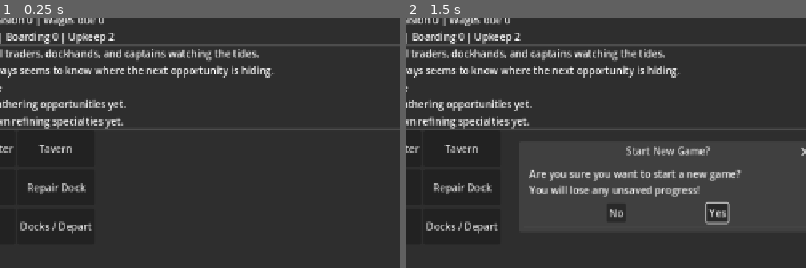
Above: before the commit, frames 1-2 (left to right).
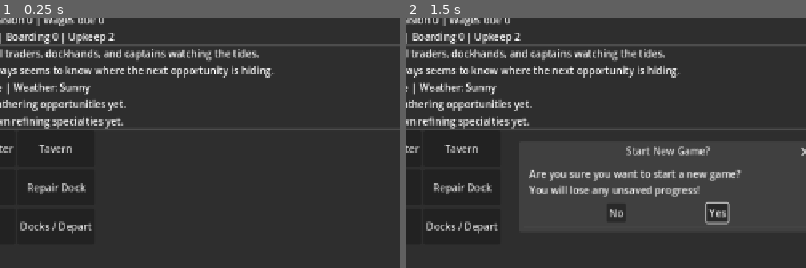
Above: after the commit, the same moments.

Repository: nwrowe/project-northwind
Game: Godot game, scene res://scenes/port/PortScreen.tscn
Two runs of this game, one before a commit and one after it. Both use one fixed random seed, a clock stepped at 60 frames per second and the inputs below. This scene is started directly instead of the project's main scene.
Inputs:
- Up to frame 1 (0.25 s): no input
- Up to frame 2 (1.5 s): click "New Game" at 0.5 s; click "New Game" at 1.25 s
The pictures show only the part of the screen within x 17-67%, y 15-65%; the shares and areas given below are measured in that part.

The runs differ from the first frame. In frame 1, 0.4% of the frame differs, in the area x 2-23%, y 25-31%; in frame 2, 0.4%.

Commit message:
Add basic daily weather state and port display

Diff:
--- a/autoload/GameState.gd
+++ b/autoload/GameState.gd
@@ -6,6 +6,10 @@
 const REAL_SECONDS_PER_GAME_DAY := 900.0
 const GAME_SECONDS_PER_REAL_SECOND := GAME_SECONDS_PER_DAY / REAL_SECONDS_PER_GAME_DAY
 const START_OF_DAY_SECONDS := 8.0 * 3600.0
+const WEATHER_ROLLOVER_HOUR := 2.0
+const WEATHER_SUNNY := "sunny"
+const WEATHER_RAINY := "rainy"
+const WEATHER_STORM := "severe_storm"
 
 var current_port_id: String = ""
 var money: int = 0
@@ -30,6 +34,8 @@
 var office_storage_by_port: Dictionary = {}
 var morale: int = 0
 var game_time_seconds: float = START_OF_DAY_SECONDS
+var current_weather: String = WEATHER_SUNNY
+var weather_cycle_index: int = 0
 var known_port_ids: Array[String] = []
 var ship_task_last_day: Dictionary = {}
 var next_trip_chart_discount: float = 0.0
@@ -67,6 +73,8 @@
 	office_storage_by_port = {}
 	morale = 0
 	game_time_seconds = START_OF_DAY_SECONDS
+	weather_cycle_index = _get_weather_cycle_index()
+	_roll_weather_for_cycle(weather_cycle_index)
 	known_port_ids = ["aurelia"]
 	ship_task_last_day = {}
 	next_trip_chart_discount = 0.0
@@ -102,6 +110,8 @@
 		"office_storage_by_port": office_storage_by_port,
 		"morale": morale,
 		"game_time_seconds": game_time_seconds,
+		"current_weather": current_weather,
+		"weather_cycle_index": weather_cycle_index,
 		"known_port_ids": known_port_ids,
 		"ship_task_last_day": ship_task_last_day,
 		"next_trip_chart_discount": next_trip_chart_discount,
@@ -136,6 +146,8 @@
 	office_storage_by_port = data.get("office_storage_by_port", {})
 	morale = int(data.get("morale", 0))
 	game_time_seconds = float(data.get("game_time_seconds", START_OF_DAY_SECONDS + max(0, day_count - 1) * GAME_SECONDS_PER_DAY))
+	current_weather = str(data.get("current_weather", WEATHER_SUNNY))
+	weather_cycle_index = int(data.get("weather_cycle_index", _get_weather_cycle_index()))
 	known_port_ids = Array(data.get("known_port_ids", []), TYPE_STRING, "", null)
 	ship_task_last_day = data.get("ship_task_last_day", {})
 	next_trip_chart_discount = float(data.get("next_trip_chart_discount", 0.0))
@@ -155,6 +167,9 @@
 		known_port_ids = [current_port_id]
 	if not current_port_id in known_port_ids:
 		known_port_ids.append(current_port_id)
+	if current_weather.is_empty():
+		current_weather = WEATHER_SUNNY
+	_update_weather_state()
 	_normalize_morale()
 
 func _normalize_active_contracts(raw_contracts: Array) -> Array:
@@ -186,6 +201,7 @@
 		return
 	game_time_seconds += seconds
 	_sync_day_count_from_time()
+	_update_weather_state()
 
 func advance_game_time_days(days: float) -> void:
 	if days <= 0.0:
@@ -195,6 +211,7 @@
 func set_game_time_seconds(total_seconds: float) -> void:
 	game_time_seconds = max(0.0, total_seconds)
 	_sync_day_count_from_time()
+	_update_weather_state()
 
 func sleep_until_next_morning() -> void:
 	var current_day_index: int = int(floor(game_time_seconds / GAME_SECONDS_PER_DAY))
@@ -203,6 +220,24 @@
 
 func _sync_day_count_from_time() -> void:
 	day_count = 1 + int(floor(game_time_seconds / GAME_SECONDS_PER_DAY))
+
+func _get_weather_cycle_index() -> int:
+	return int(floor((game_time_seconds - WEATHER_ROLLOVER_HOUR * 3600.0) / GAME_SECONDS_PER_DAY))
+
+func _update_weather_state() -> void:
+	var cycle_index: int = _get_weather_cycle_index()
+	if cycle_index != weather_cycle_index:
+		weather_cycle_index = cycle_index
+		_roll_weather_for_cycle(weather_cycle_index)
+
+func _roll_weather_for_cycle(_cycle_index: int) -> void:
+	var roll: float = randf()
+	if roll < 0.02:
+		current_weather = WEATHER_STORM
+	elif roll < 0.20:
+		current_weather = WEATHER_RAINY
+	else:
+		current_weather = WEATHER_SUNNY
 
 func get_time_of_day_seconds() -> int:
 	return int(fposmod(game_time_seconds, GAME_SECONDS_PER_DAY))
@@ -215,6 +250,21 @@
 
 func get_day_and_time_string() -> String:
 	return "Day %d | %s" % [day_count, get_clock_string()]
+
+func get_weather_display_name() -> String:
+	match current_weather:
+		WEATHER_RAINY:
+			return "Rainy"
+		WEATHER_STORM:
+			return "Severe Storm"
+		_:
+			return "Sunny"
+
+func is_rainy_weather() -> bool:
+	return current_weather == WEATHER_RAINY
+
+func is_severe_storm_weather() -> bool:
+	return current_weather == WEATHER_STORM
 
 func get_ship_def() -> Dictionary:
 	return GameData.get_ship(ship_id)
--- a/scripts/ui/PortScreen.gd
+++ b/scripts/ui/PortScreen.gd
@@ -98,7 +98,7 @@
 	cargo_label.text = "Cargo: %d / %d | Intimidation %d | Boarding %d | Upkeep %d" % [GameState.get_current_cargo_used(), GameState.get_effective_cargo_capacity(), GameState.get_effective_intimidation(), GameState.get_effective_boarding_strength(), GameState.get_ship_upkeep_due()]
 	local_flavor_label.text = str(flavor.get("overview", ""))
 	npc_label.text = str(flavor.get("npc", ""))
-	climate_label.text = "Climate: %s" % climate_system.get_climate_name_for_current_port()
+	climate_label.text = "Climate: %s | Weather: %s" % [climate_system.get_climate_name_for_current_port(), GameState.get_weather_display_name()]
 	gathering_label.text = "Wild resources: %s" % climate_system.get_gathering_summary_for_current_port()
 	refining_label.text = "Refining specialties: %s" % climate_system.get_refining_summary_for_current_port()
 	cargo_summary_label.text = "Cargo: %s" % ("Empty" if GameState.cargo.is_empty() else ", ".join(_cargo_parts()))
